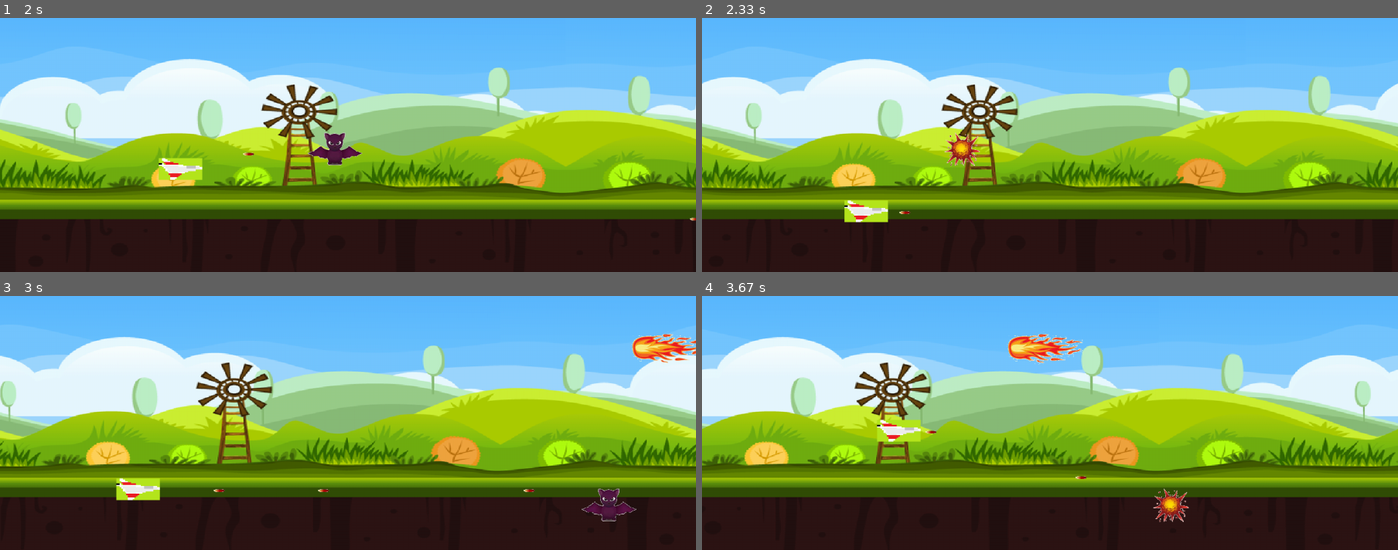
Above: before the commit, frames 1-4 (two rows, left to right).
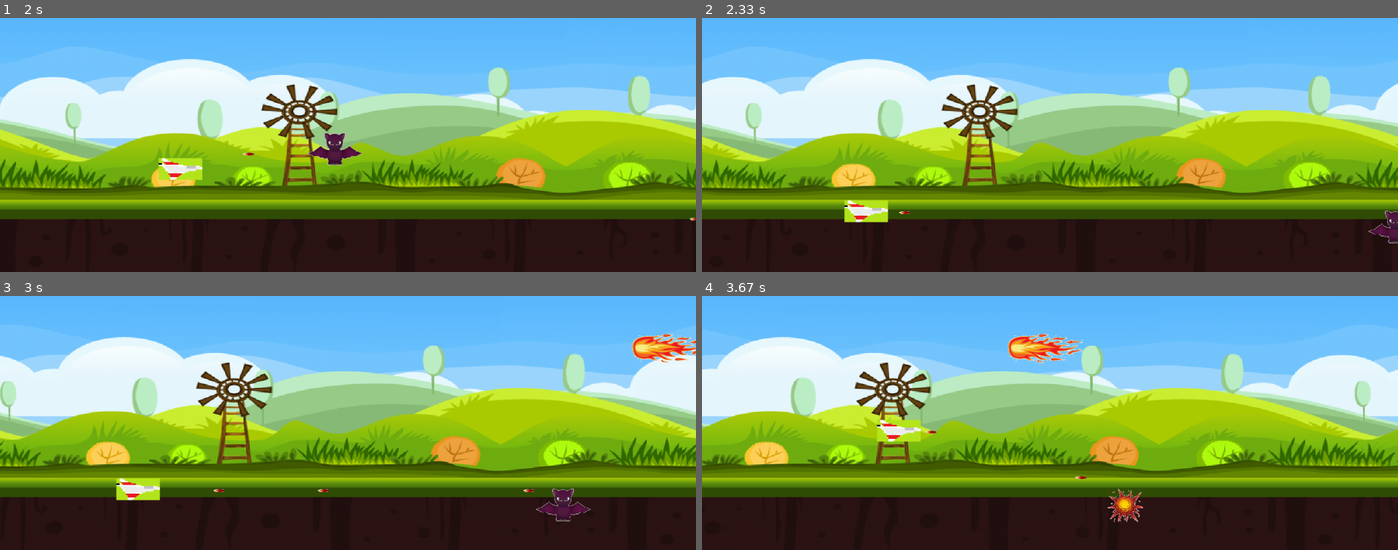
Above: after the commit, the same moments.

Repository: DJmong/Pygame
Game: pygame game, started from main.py
Same seed, same stepped clock (60 frames per second), same inputs: the game is played once before the commit and once after it.
Inputs:
- Up to frame 1 (2 s): tap Ctrl at 0.33, 0.73, 1.03, 1.23, 1.53, 1.9 s; hold Up 0.67-1.13 s; hold Right 1.17-1.8 s; hold Down from 1.83 s (still down)
- Up to frame 2 (2.33 s): release Down at 2.2 s; hold Left from 2.23 s (still down); tap Ctrl at 2.3 s
- Up to frame 3 (3 s): tap Ctrl at 2.6, 2.8 s; release Left at 2.7 s; hold Right from 2.73 s (still down)
- Up to frame 4 (3.67 s): tap Ctrl at 3.1, 3.3, 3.63 s; release Right at 3.2 s; hold Up 3.23-3.53 s; hold Right from 3.57 s (still down)

Frame 1 is identical in both runs. In frame 2, 0.6% of the frame differs, in the area x 34-100%, y 44-89%; in frame 3, 0.9%, in the area x 77-92%, y 75-89%; in frame 4, 0.7%.

Commit message:
g Modify enemy death case

Diff:
--- a/main.py
+++ b/main.py
@@ -175,10 +175,8 @@
                 if isShotBat == True:
                     bat.take_dmg(bullet.getDamage())
                     bullet_list.remove(bullet)
-                    continue
-
-                if bat.is_dead():
-                    batDeath = True
+                    if bat.is_dead():
+                        batDeath = True
                     continue
                 b_x, b_y = bullet.getLocation()
 
@@ -209,6 +207,7 @@
         bat_w, bat_h = bat.getSize();
         if not batDeath:
             drawObject(bat.getImage(), bat_x, bat_y)
+
         else:
             if boom_count == 0:
                 bgm.playSfx('sound/sfx.mp3')
